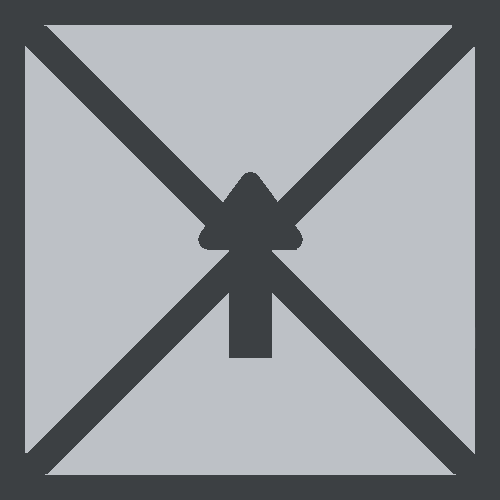
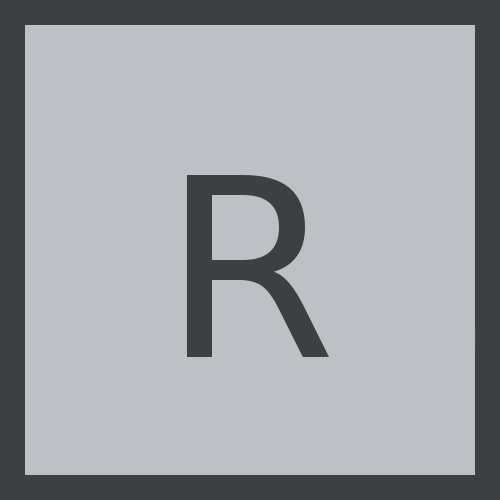
The second 500×500 image is a revision of the first. Changes to its layers:
hid "stop" over [25, 25, 475, 475]
hid "Up" over [198, 172, 303, 358]
showed "R" over [187, 175, 329, 357]
